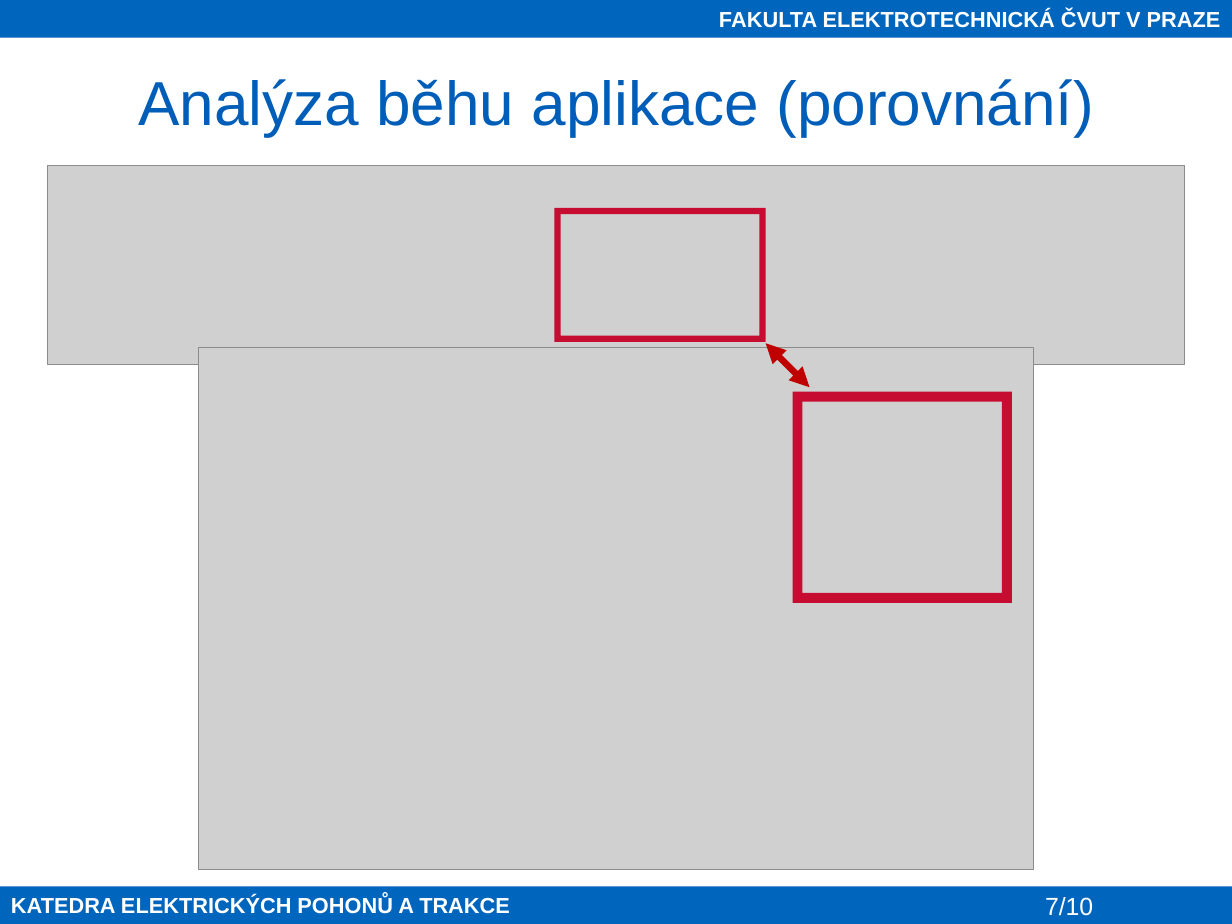
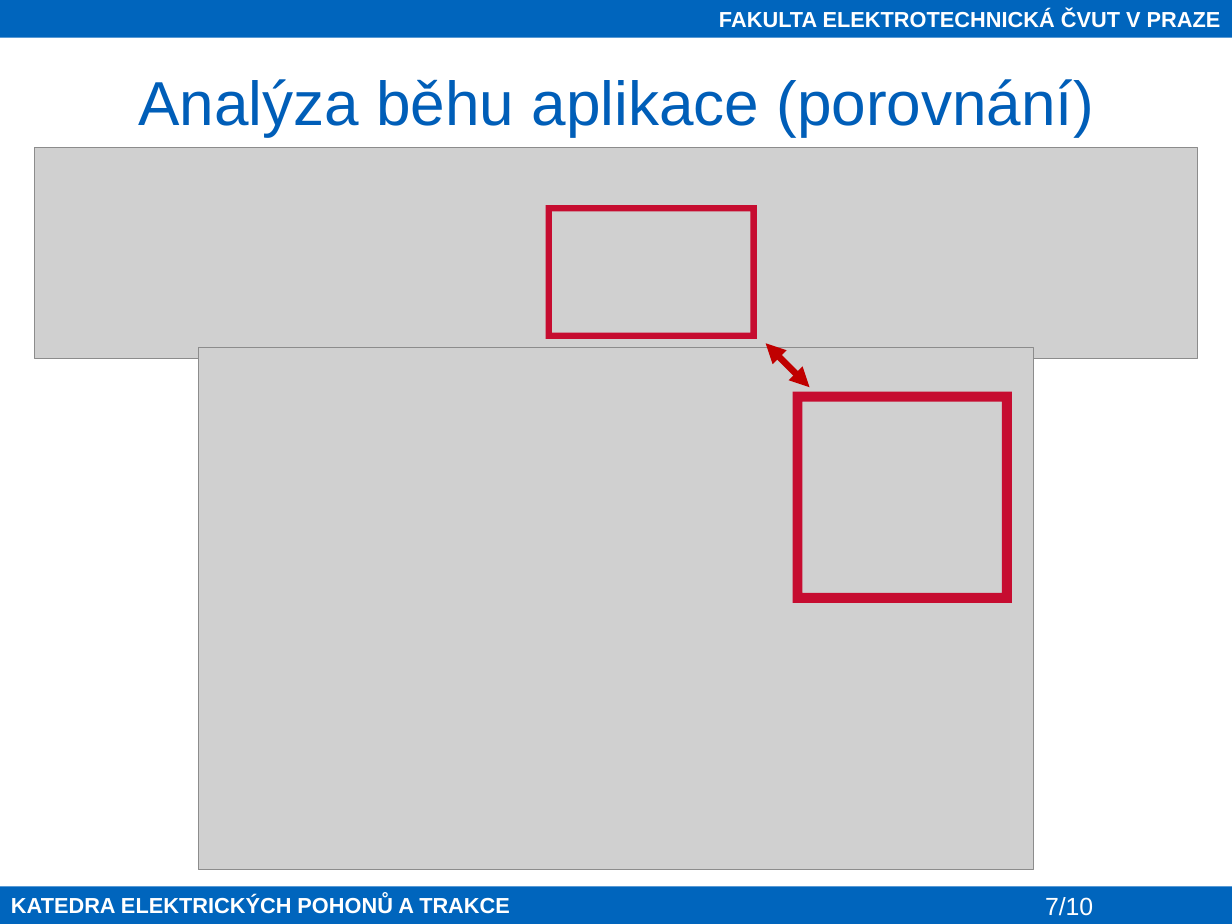
Before and after one commit to petrzakopal/dp, a slide deck: slide 7 of presentation/Zakopal_prezentace.pptx. Drawn at 1232x924 pixels with LibreOffice and Linux fonts; fonts in the diff are those of the drawing; grey boxes stand for pictures; background and template pictures are left out. Boxes give left, top, right and bottom in pixels: in the first picture for what was removed or moved away, otherwise in the second. Text is boxed around its words. In the diff, an @@ line names an element or a change of style, - is before the commit and + after.

```diff
--- a/presentation/Zakopal_prezentace.pptx
+++ b/presentation/Zakopal_prezentace.pptx
@@ picture: place and size @@
-picture at [47, 165, 1185, 364]
+picture at [35, 148, 1198, 359]
@@ frame: place and size @@
-frame at [555, 208, 766, 342]
+frame at [546, 205, 757, 339]
```
Also in this commit, not shown: 2 other slides changed, 10 other files.
